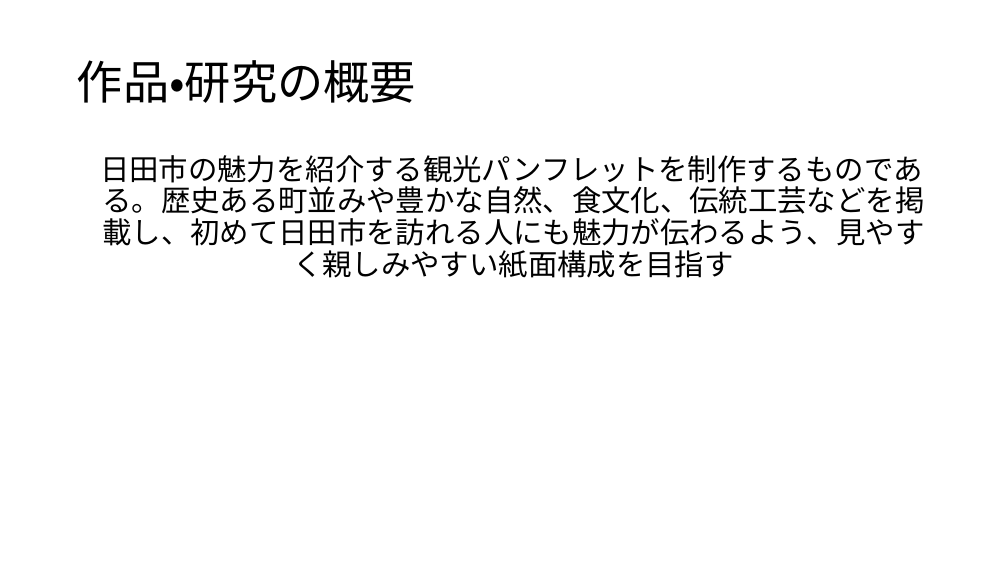
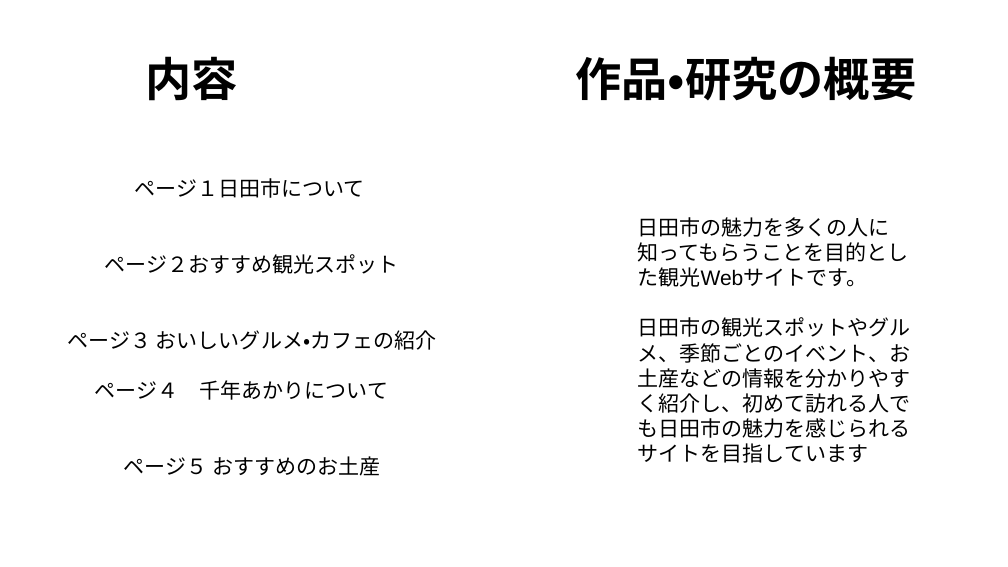
Before and after one commit to ckg25023-cpu/zemi, a slide deck: slide 5 of 卒業制作 テーマ・中間発表.pptx. Drawn at 1008x567 pixels with LibreOffice and Linux fonts; fonts in the diff are those of the drawing. Boxes give left, top, right and bottom in pixels: in the first picture for what was removed or moved away, otherwise in the second. Text is boxed around its words. In the diff, an @@ line names an element or a change of style, - is before the commit and + after.

```diff
--- a/卒業制作 テーマ・中間発表.pptx
+++ b/卒業制作 テーマ・中間発表.pptx
@@ text added at bbox=[145, 56, 237, 101], 44 pt, text #000000, bold @@
+内容
@@ text "作品・研究の概要": place and size @@
-text "作品・研究の概要" at bbox=[77, 60, 416, 103]
+text "作品・研究の概要" at bbox=[576, 56, 917, 101]
@@ text "作品・研究の概要" at bbox=[576, 56, 917, 101]: bold on; line spacing 0.9 to 1; vertical alignment middle to top @@
@@ text added at bbox=[67, 178, 437, 476], 20 pt, text #000000 @@
+ページ１日田市について
+ページ２おすすめ観光スポット
+ページ３ おいしいグルメ・カフェの紹介
+ページ４ 千年あかりについて
+ページ５ おすすめのお土産
@@ text removed at bbox=[100, 155, 924, 278] @@
-日田市の魅力を紹介する観光パンフレットを制作するものである。歴史ある町並みや豊かな自然、食文化、伝統工芸などを掲載し、初めて日田市を訪れる人にも魅力が伝わるよう、見やすく親しみやすい紙面構成を目指す
@@ text added at bbox=[637, 217, 910, 463], 20 pt, text #000000 @@
+日田市の魅力を多くの人に知ってもらうことを目的とした観光Webサイトです。
+日田市の観光スポットやグルメ、季節ごとのイベント、お土産などの情報を分かりやすく紹介し、初めて訪れる人でも日田市の魅力を感じられるサイトを目指しています
```
Also in this commit, not shown: 2 other slides changed, 5 slides added, 1 other file.
